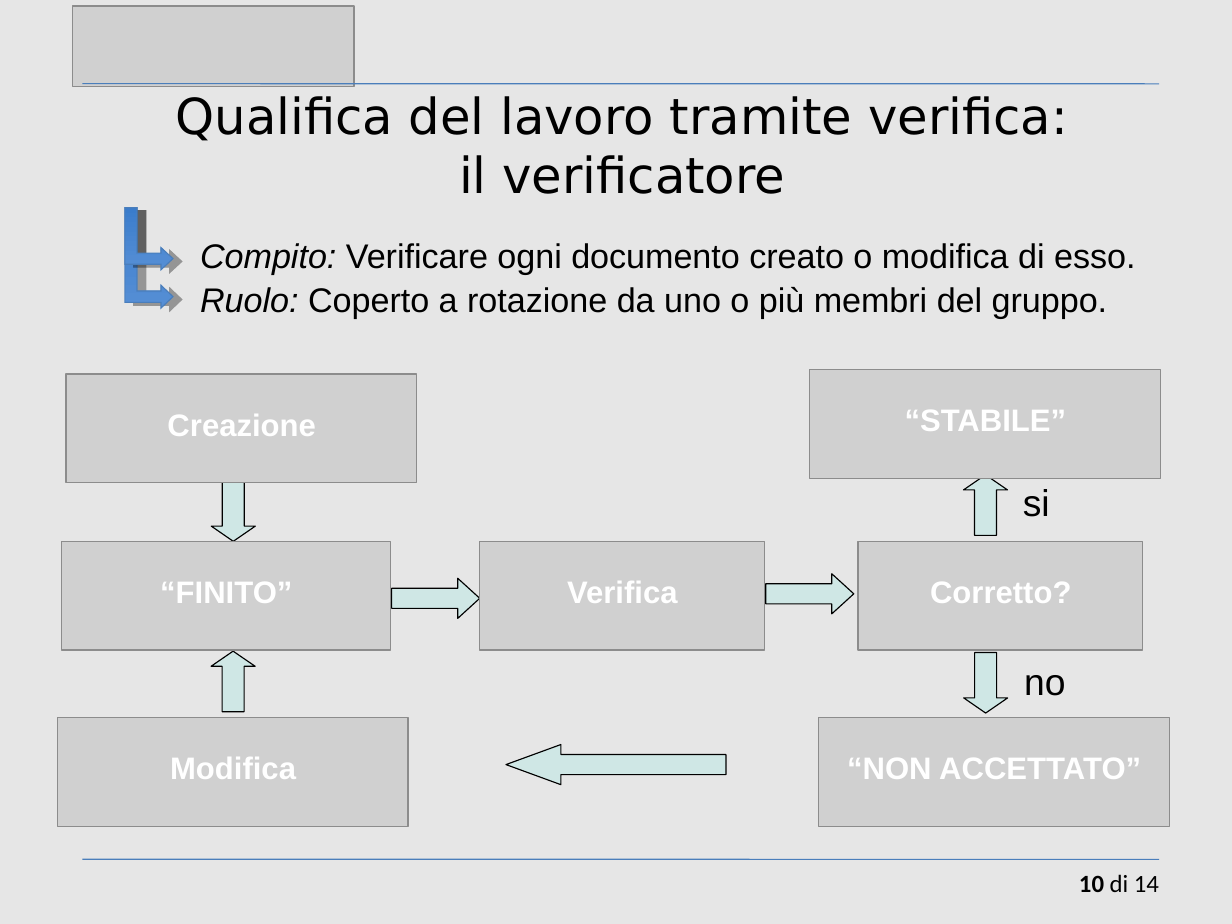
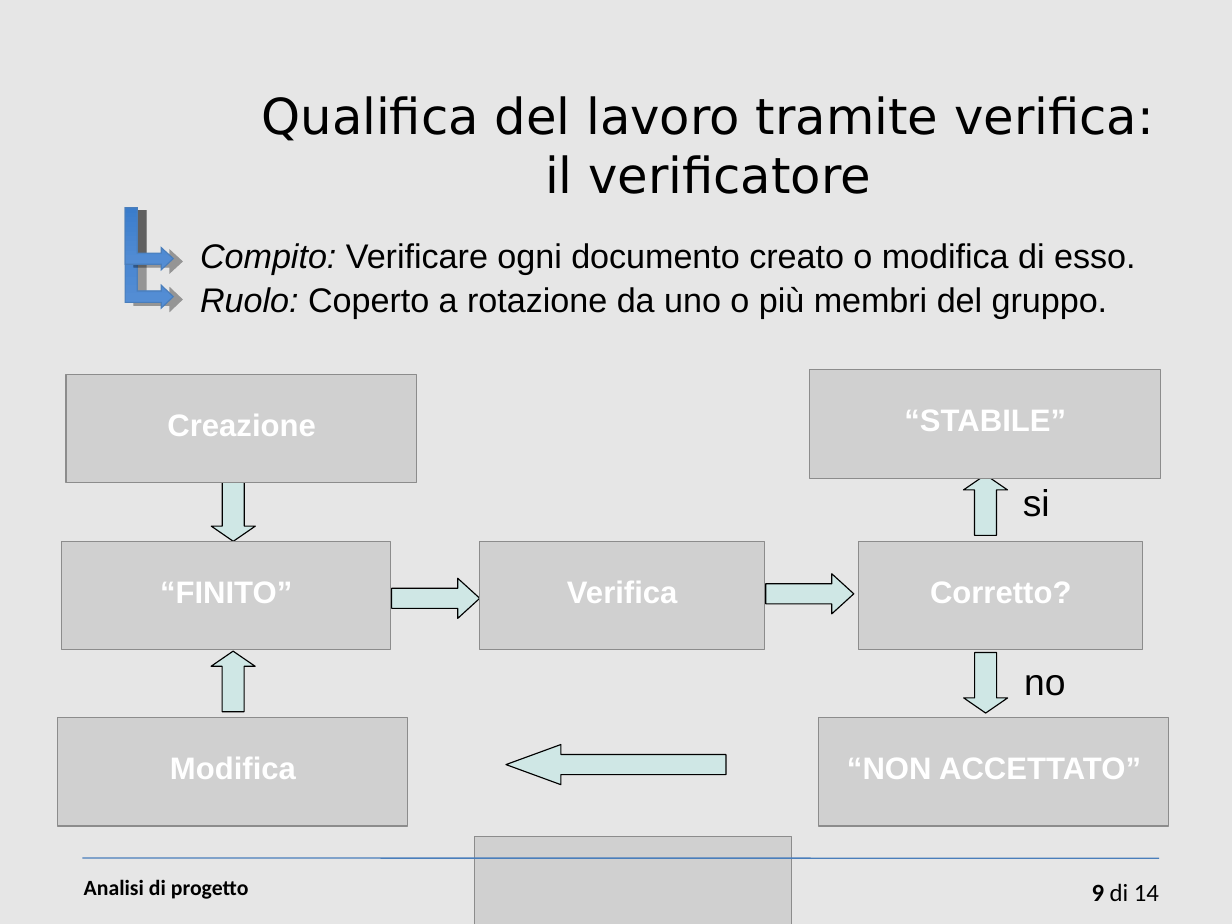
Before and after one commit to sevenfold-IS2011/woty_SGP, a slide deck: slide 9 of 1 descrizione del progetto/Presentazione-cap1.ppt (slide 10 before the commit). Drawn at 1232x924 pixels with LibreOffice and Linux fonts; fonts in the diff are those of the drawing; grey boxes stand for pictures. Boxes give left, top, right and bottom in pixels: in the first picture for what was removed or moved away, otherwise in the second. Text is boxed around its words. In the diff, an @@ line names an element or a change of style, - is before the commit and + after.

```diff
--- a/1 descrizione del progetto/Presentazione-cap1.ppt
+++ b/1 descrizione del progetto/Presentazione-cap1.ppt
@@ line removed from (83, 84) to (1159, 84) @@
@@ text "Qualifica del lavoro tramite verifica:": place and size @@
-text "Qualifica del lavoro tramite verifica:" at <box>176,96,1068,194</box>
+text "Qualifica del lavoro tramite verifica:" at <box>261,96,1154,194</box>
@@ picture: place and size @@
-picture at <box>73,6,354,86</box>
+picture at <box>475,836,793,924</box>
@@ line (83, 859) - (1159, 859): stroke #4A7EBB 0.74 pt to #4A7EBB 0.85 pt @@
@@ text added at <box>84,879,249,899</box>, 14 pt, text #000000, bold @@
+Analisi di progetto
@@ page number at <box>1092,883,1159,901</box>: text changed @@
-10 di 14
+9 di 14
```
Also in this commit, not shown: 11 other slides changed, 2 slides added, 4 slides removed, 1 other file.
